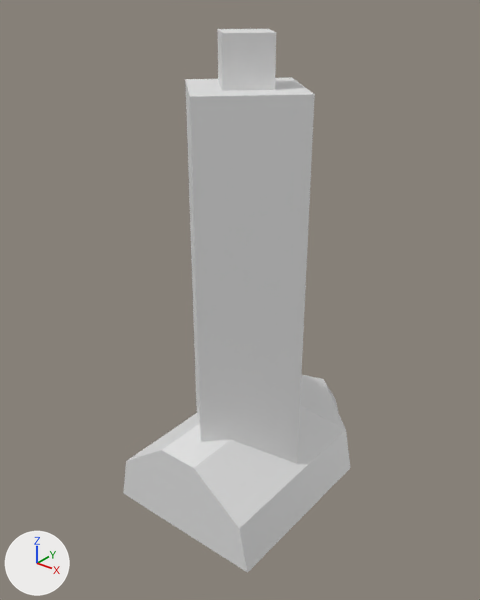
The OBJ model models/gibs/mountainside_hitscanner/calf.obj, before and after one commit.
One viewpoint serves both versions: a 50 mm camera at (0.403, -0.512, 0.294) aimed at (-0.021, 0.018, -0.035). Lighting does not change. The marker at lower left points along +X, +Y and +Z. Where no turn or scale is listed for an object, it has been applied to the vertices. Vertices at the same position are counted once.

In view in the first picture: 'runner_body.002'.
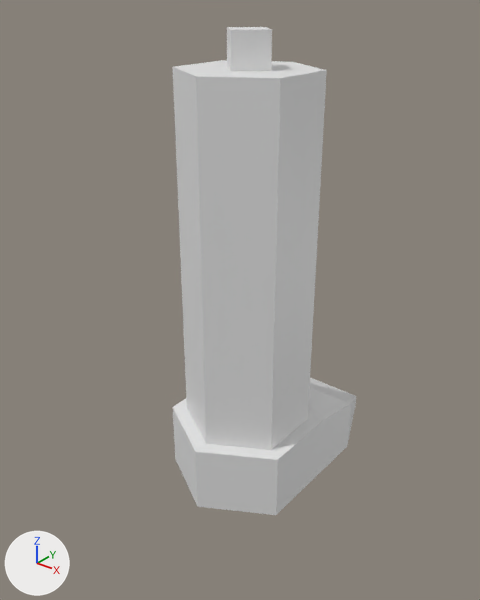
Where the change shows, as pixel boxes [x1, y1, x2, y2] in the pictures (480 x 600 px):
'runner_body.002', reshaped (19% narrower, 10% shorter): before [123, 29, 350, 573]; after [173, 27, 356, 515]
part 1 of me_runner_body_002, rebuilt (40% wider, 18% taller): before [185, 78, 315, 464]; after [173, 60, 356, 515]
part 2 of me_runner_body_002, rebuilt: before [217, 29, 276, 91]; after [227, 27, 272, 71]
part 3 of me_runner_body_002, deleted: before [123, 374, 350, 573]

The change in detail:
me_runner_body_002 is used by ob_runner_body_002; location (0.0, 0.0, 0.0).
me_runner_body_002 had 31 vertices, 24 faces and spanned x -0.095..0.095, y -0.114..0.217, z -0.266..0.25.
me_runner_body_002 now has 43 vertices, 78 faces and spans x -0.081..0.076, y -0.084..0.208, z -0.255..0.252.
me_runner_body_002 part 1: the loose piece of 8 vertices spanning x -0.077..0.077, y -0.077..0.077, z -0.237..0.201 is rebuilt with 35 vertices and now spans x -0.081..0.076, y -0.084..0.208, z -0.255..0.217.
me_runner_body_002 part 2: the loose piece of 8 vertices spanning x -0.034..0.034, y -0.034..0.034, z 0.182..0.25 is rebuilt with 8 vertices and now spans x -0.027..0.026, y -0.021..0.031, z 0.214..0.252.
Part 3, on me_runner_body_002:
15 vertices are removed from x -0.095..0.095, y -0.114..0.217, z -0.266..-0.165.
13 faces are deleted.
